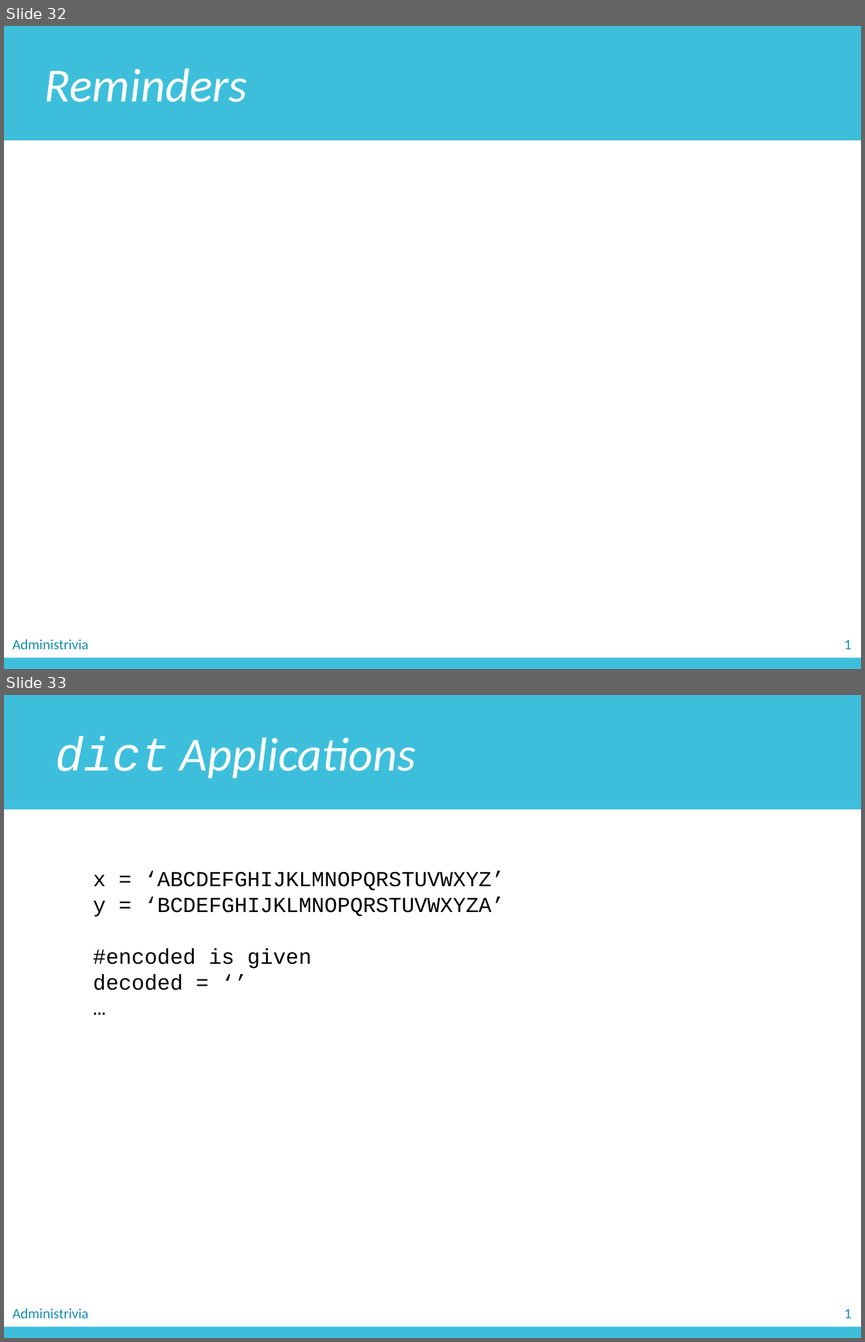
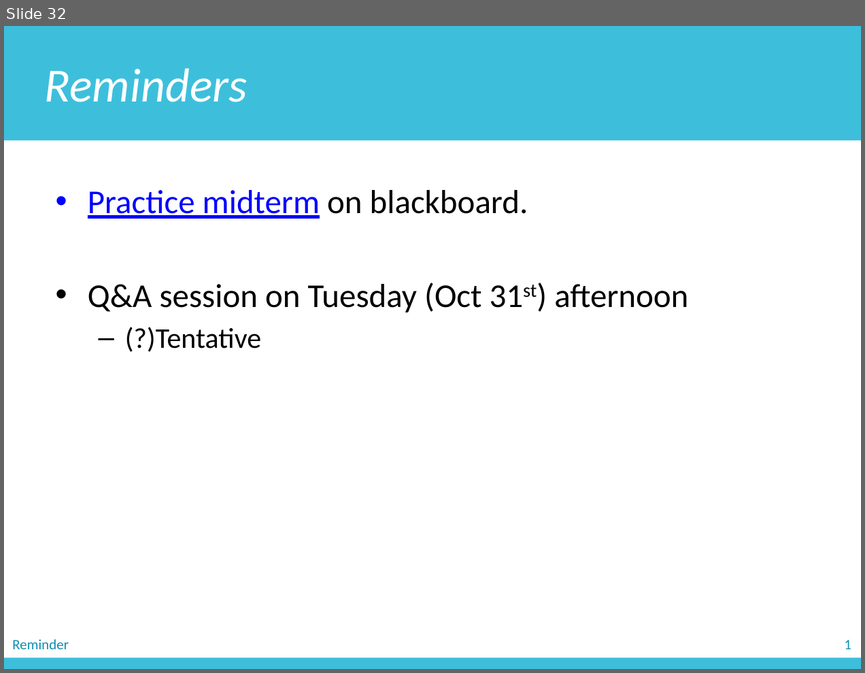
Before and after one commit to zichengliao/zuics101-fa17, a slide deck: lectures/lec11/lec11.pptx. Shown one above the other, each under a label of ours: slides 32 and 33 before the commit, slide 32 after it. The pictures are 865x1342 and 865x673 pixels, drawn with LibreOffice and Linux fonts; fonts in the diff are those of the drawing. Boxes give left, top, right and bottom in pixels: in the first picture for what was removed or moved away, otherwise in the second. Text is boxed around its words. In the diff, an @@ line names an element or a change of style, - is before the commit and + after.

```diff
--- a/lectures/lec11/lec11.pptx
+++ b/lectures/lec11/lec11.pptx
@@ slide 33 removed at <box>4,695,861,1338</box>, background #FFFFFF @@
@@ rectangle removed at <box>4,695,861,809</box> @@
-dict Applications
@@ text removed at <box>93,871,504,990</box> @@
-x = ‘ABCDEFGHIJKLMNOPQRSTUVWXYZ’
-y = ‘BCDEFGHIJKLMNOPQRSTUVWXYZA’
-#encoded is given
-decoded = ‘’
-…
@@ rectangle removed at <box>4,1327,861,1338</box> @@
@@ text removed at <box>12,1308,88,1318</box> @@
-Administrivia
@@ text removed at <box>844,1308,851,1318</box> @@
-1
@@ slide 32 changed as well @@
@@ text added at <box>88,190,688,352</box>, 28 pt, text #000000 @@
+• Practice midterm on blackboard.
+• Q&A session on Tuesday (Oct 31st) afternoon
+  – (?)Tentative
@@ text at <box>12,639,69,649</box>: text changed @@
-Administrivia
+Reminder
```
Also in this commit, not shown: 29 other slides changed, 2 other files.
